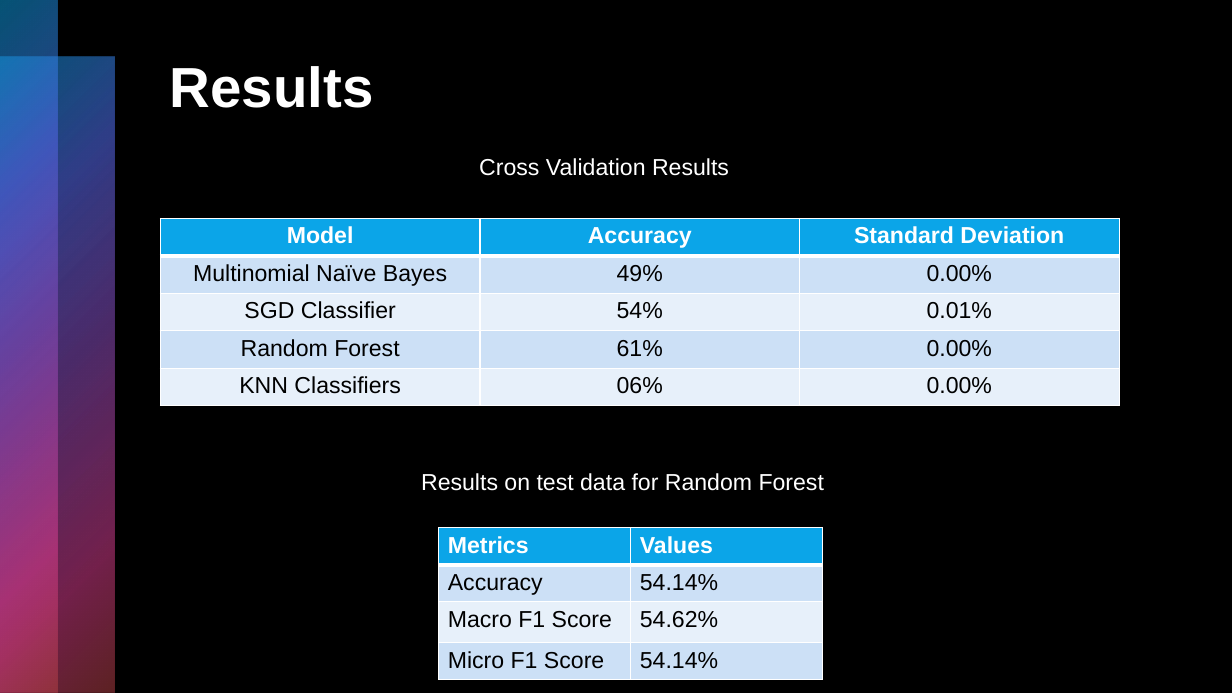
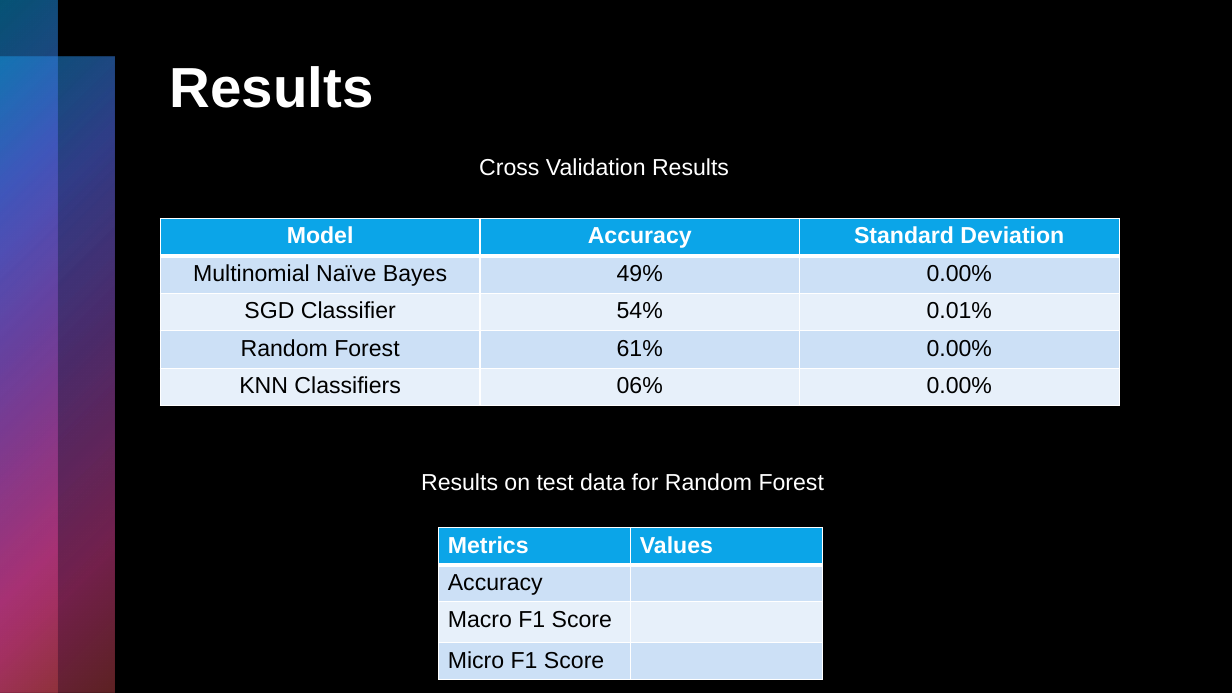
Before and after one commit to Shritej24c/drug_review_NLP, a slide deck: slide 23 of Plots/Drug Review presentation.pptx. Drawn at 1232x693 pixels with LibreOffice and Linux fonts; fonts in the diff are those of the drawing. Boxes give left, top, right and bottom in pixels: in the first picture for what was removed or moved away, otherwise in the second. Text is boxed around its words. In the diff, an @@ line names an element or a change of style, - is before the commit and + after.

```diff
--- a/Plots/Drug Review presentation.pptx
+++ b/Plots/Drug Review presentation.pptx
@@ table at [439,528,823,679] @@
-row 2, column 2: 54.14%
+row 2, column 2: 
-row 3, column 2: 54.62%
+row 3, column 2: 
-row 4, column 2: 54.14%
+row 4, column 2: 
```
Also in this commit, not shown: 6 other slides changed, 1 slide added, 1 slide removed, 3 other files.
